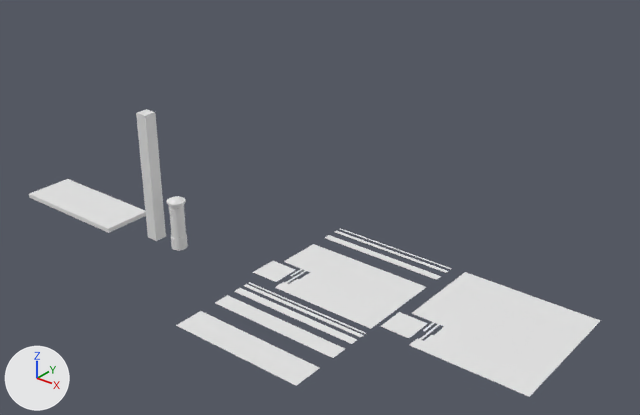
One commit to the Blender file Assets/WorkflowExamples/UltimateTrim/UltimateTrimExamples_Blender.blend: the scene before it, then after it.
Camera for both pictures: a 50 mm camera at (18.8, -15.6, 12.6) aimed at (2.9, 4.3, 0.2). The lights are fixed; the arrows at lower left show +X, +Y and +Z.

Objects in the first picture: 'HotspotAtlas', 'HotspotAtlas.001', 'HotspotAtlas.002', 'Pillar_4m', 'PostBox_HotspotUvs', 'TableTop'.
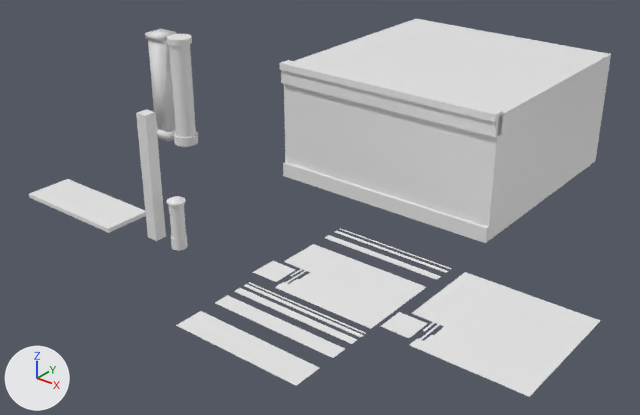
Commit message: Added more example assets

The change, as a diff of the scene's bpy script:
```diff
--- a/Assets/WorkflowExamples/UltimateTrim/UltimateTrimExamples_Blender.blend.py
+++ b/Assets/WorkflowExamples/UltimateTrim/UltimateTrimExamples_Blender.blend.py
@@ me_cube_002 @@
+me_cube_002.from_pydata([(8.0, 8.0, 4.0), (8.0, 8.0, 0.0), (8.0, 0.0, 4.0), (8.0, 0.0, 0.0), (0.0, 8.0, 4.0), (0.0, 8.0, 0.0), (0.0, 0.0, 4.0), (0.0, 0.0, 0.0), (8.0, 8.0, 1.0), (8.0, 0.0, 1.0), (0.0, 8.0, 1.0), (0.0, 0.0, 1.0)], [], [(0, 4, 6, 2), (9, 2, 6, 11), (5, 1, 3, 7), (11, 6, 4, 10), (8, 0, 2, 9), (3, 9, 11, 7), (7, 11, 10, 5), (1, 8, 9, 3), (5, 10, 8, 1), (10, 4, 0, 8)])
+for i in [0]: me_cube_002.polygons[i].material_index = 1
+me_cube_002.materials.append(mat_brick_tiling)  # its picture is missing
+me_cube_002.materials.append(mat_stone_tiling)  # its picture is missing
@@ ob_building_module_16x16 @@
+ob_building_module_16x16 = bpy.data.objects.new('Building_Module_16x16', me_cube_002)
+ob_building_module_16x16.location = (0.0, 6.0, 0.0)
@@ ob_building_pillar_round_01 @@
+ob_building_pillar_round_01 = bpy.data.objects.new('Building_Pillar_Round_01', me_cylinder_003)  # 24 vertices, 14 faces; spans x -0.39..0.39, y -0.39..0.39, z 0.0..4.0; in mat_brick_tiling (its picture is missing)
+ob_building_pillar_round_01.location = (-5.0, 6.0, 0.0)
@@ ob_building_pillar_round_01_bottom @@
+ob_building_pillar_round_01_bottom = bpy.data.objects.new('Building_Pillar_Round_01_Bottom', me_cylinder_002)  # 48 vertices, 38 faces; spans x -0.465..0.465, y -0.465..0.465, z -0.007..0.34; in mat_stone_trim (its picture is missing)
+ob_building_pillar_round_01_bottom.parent = ob_building_pillar_round_01
+ob_building_pillar_round_01_bottom.location = (-5.0, 0.0, 0.0)
@@ ob_building_pillar_round_01_top @@
+ob_building_pillar_round_01_top = bpy.data.objects.new('Building_Pillar_Round_01_Top', me_cylinder_001)  # 48 vertices, 38 faces; spans x -0.465..0.465, y -0.465..0.465, z -0.113..0.1; in mat_stone_trim (its picture is missing)
+ob_building_pillar_round_01_top.parent = ob_building_pillar_round_01
+ob_building_pillar_round_01_top.location = (-5.0, 0.0, 4.0)
@@ ob_building_pillar_square_01 @@
+ob_building_pillar_square_01 = bpy.data.objects.new('Building_Pillar_Square_01', me_cube_005)  # a box spanning x -0.34..0.34, y -0.34..0.34, z 0.0..4.0; in mat_stone_trim (its picture is missing)
+ob_building_pillar_square_01.location = (-6.0, 6.0, 0.0)
@@ ob_building_pillar_square_01_bottom @@
+ob_building_pillar_square_01_bottom = bpy.data.objects.new('Building_Pillar_Square_01_Bottom', me_cube_042)  # a box spanning x -0.399..0.399, y -0.399..0.399, z -0.007..0.34; in mat_stone_trim (its picture is missing)
+ob_building_pillar_square_01_bottom.parent = ob_building_pillar_square_01
+ob_building_pillar_square_01_bottom.location = (-6.0, 0.0, 0.0)
@@ ob_building_pillar_square_01_top @@
+ob_building_pillar_square_01_top = bpy.data.objects.new('Building_Pillar_Square_01_Top', me_cube_043)  # a box spanning x -0.399..0.399, y -0.399..0.399, z -0.113..0.1; in mat_stone_trim (its picture is missing)
+ob_building_pillar_square_01_top.parent = ob_building_pillar_square_01
+ob_building_pillar_square_01_top.location = (-6.0, 0.0, 4.0)
@@ ob_building_trim_16m_floor_01 @@
+ob_building_trim_16m_floor_01 = bpy.data.objects.new('Building_Trim_16m_Floor_01', me_cube_016)  # a box spanning x 0.0..8.0, y -0.12..0.02, z 0.0..0.5; in mat_stone_trim (its picture is missing)
+ob_building_trim_16m_floor_01.location = (0.0, 6.0, 0.0)
@@ ob_building_trim_16m_roof_01 @@
+ob_building_trim_16m_roof_01 = bpy.data.objects.new('Building_Trim_16m_Roof_01', me_cube_015)  # 14 vertices, 13 faces; spans x 0.0..8.0, y -0.2..0.25, z -0.61..0.1; in mat_stone_trim (its picture is missing)
+ob_building_trim_16m_roof_01.location = (0.0, 6.0, 4.0)
```

Where the change shows, as pixel boxes [x1, y1, x2, y2] in the pictures (640 x 415 px):
'Building_Module_16x16', added: after [284, 19, 611, 241]
'Building_Trim_16m_Roof_01', added: after [280, 60, 503, 138]
'Building_Trim_16m_Floor_01', added: after [283, 162, 489, 243]
'Building_Pillar_Round_01', added: after [169, 44, 196, 137]
'Building_Pillar_Square_01', added: after [148, 39, 175, 132]
'Building_Pillar_Round_01_Top', added: after [167, 34, 192, 46]
'Building_Pillar_Square_01_Top', added: after [145, 29, 176, 42]
'Building_Pillar_Round_01_Bottom', added: after [174, 131, 198, 147]
'Building_Pillar_Square_01_Bottom', added: after [157, 129, 176, 141]
